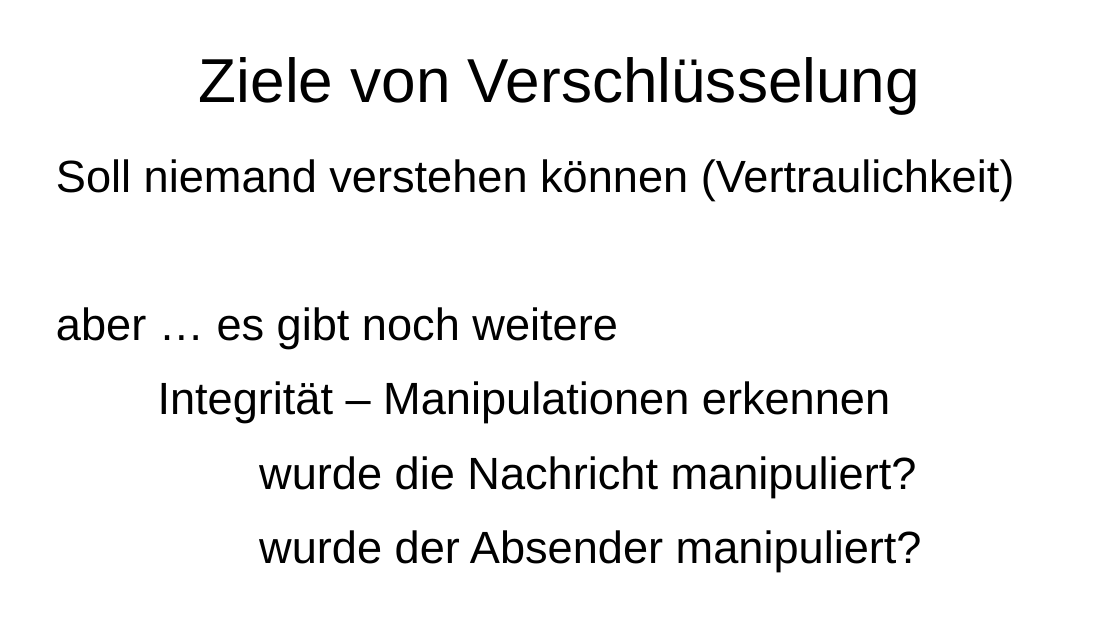
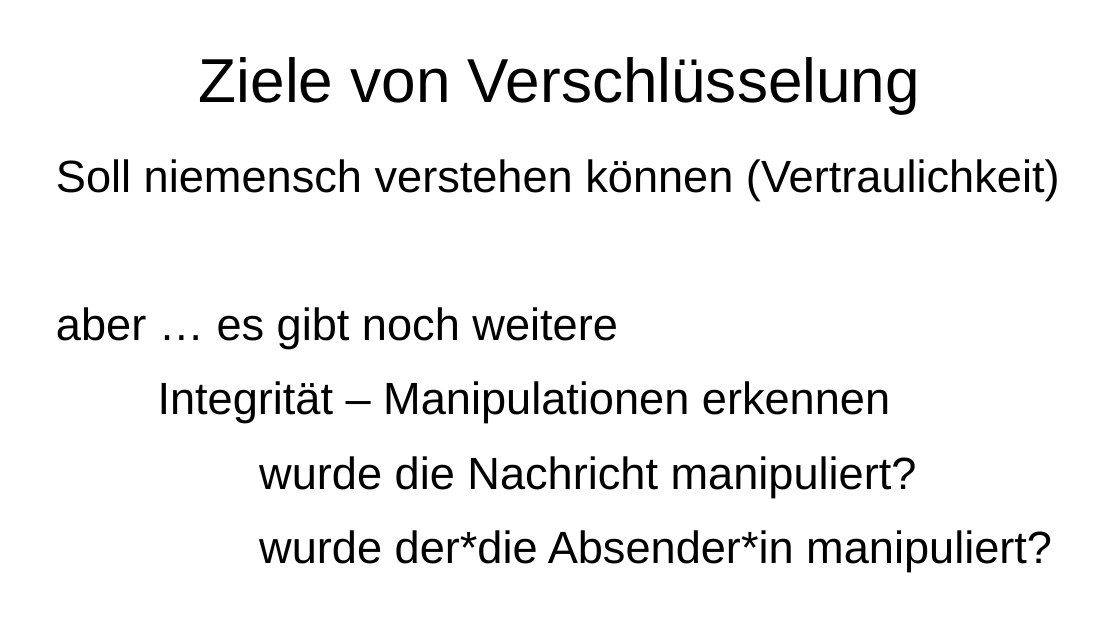
Before and after one commit to binary-bugs/mailVerschluesselung, a slide deck: slide 13 of präsi e-mail verschlüsselung.odp. Drawn at 1120x630 pixels with LibreOffice and Linux fonts; fonts in the diff are those of the drawing. Boxes give left, top, right and bottom in pixels: in the first picture for what was removed or moved away, otherwise in the second. Text is boxed around its words. In the diff, an @@ line names an element or a change of style, - is before the commit and + after.

```diff
--- a/präsi e-mail verschlüsselung.odp
+++ b/präsi e-mail verschlüsselung.odp
@@ text at <box>56,159,1060,201</box>: text changed @@
-Soll niemand verstehen können (Vertraulichkeit)
+Soll niemensch verstehen können (Vertraulichkeit)
@@ text at <box>259,530,1052,571</box>: text changed @@
-wurde der Absender manipuliert?
+wurde der*die Absender*in manipuliert?
```
Also in this commit, not shown: 4 other slides changed.
